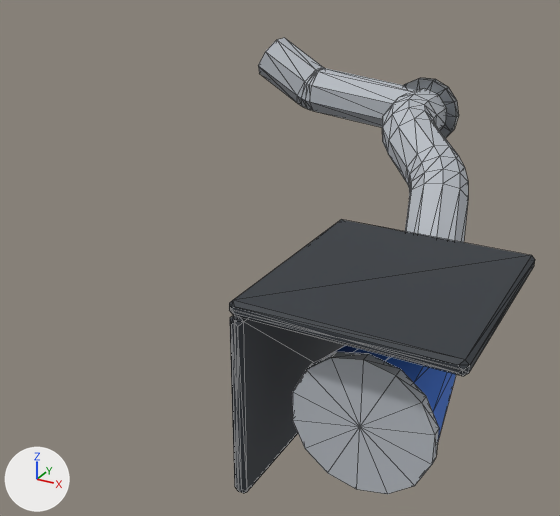
Two versions of the glTF model assets/parts/intake/cold_air_intake/strada_evo.glb, one commit apart.
Rendered twice from a 50 mm camera at (0.581, -1.031, 0.189) aimed at (0.168, -0.281, -0.186). The lights are fixed; the arrows at lower left show +X, +Y and +Z. The older version comes first. Mesh edges are drawn as thin lines. Vertices at exactly the same position are counted once.

The first picture shows 'model'.
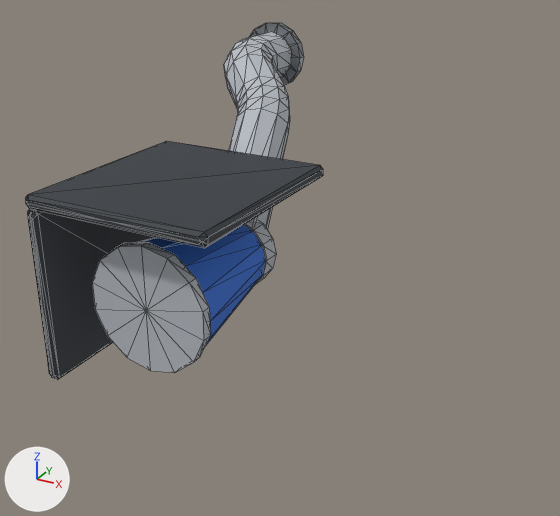
Changed parts and their boxes [x1, y1, x2, y2] in the pictures (560 x 516 px; the box of a moved part takes in the faces that stretch with it):
'model', reshaped, moved, rescaled (21% shorter)
    before: [229, 38, 535, 494]
    after: [25, 22, 323, 380]
part 1 of me_model, moved or reshaped
    before: [403, 78, 459, 138]
    after: [249, 22, 304, 85]
part 2 of me_model, moved or reshaped
    before: [292, 345, 456, 494]
    after: [92, 225, 265, 373]
part 3 of me_model, moved or reshaped (not visible before)
    after: [243, 221, 276, 284]
part 4 of me_model, moved or reshaped
    before: [229, 219, 535, 493]
    after: [25, 141, 323, 380]
part 5 of me_model, rebuilt
    before: [258, 38, 468, 242]
    after: [224, 31, 292, 230]

The change, as a list of edits to the scene's bpy script:
```text
Change me_model:
    used by ob_model
    remove me_model.from_pydata(...)  # 388 vertices, 760 faces; spans x -0.88..0.88, y -1.0..1.0, z -0.68..0.68
    add me_model.from_pydata(...)  # 339 vertices, 664 faces; spans x -0.51..0.51, y -1.0..1.0, z -0.62..0.62
    me_model part 1: the loose piece of 56 vertices spanning x -0.11..0.24, y 0.89..0.93, z 0.19..0.53 is moved by (-0.4, 0.06, 0.09)
    me_model part 2: the loose piece of 59 vertices spanning x 0.25..0.77, y -0.88..-0.24, z -0.57..-0.04 is scaled about its middle by 1.03, then moved by (-0.38, 0.01, 0.07)
    me_model part 3: the loose piece of 56 vertices spanning x 0.34..0.68, y -0.26..-0.17, z -0.47..-0.14 is moved by (-0.38, 0.03, 0.07)
    me_model part 4: the loose piece of 66 vertices spanning x 0.06..0.88, y -1.0..-0.11, z -0.68..0.12 is scaled about its middle by 1.03, then moved by (-0.38, 0.01, 0.07)
    me_model part 5: the loose piece of 151 vertices spanning x -0.88..0.64, y -0.35..1.0, z -0.4..0.68 is rebuilt with 102 vertices and now spans x -0.46..0.26, y -0.33..0.95, z -0.34..0.58
Change ob_model:
    ob_model.location: (0.223, -0.24, -0.157) -> (0.0864, -0.249, -0.117)
    ob_model.scale: (0.27, 0.27, 0.27) -> (0.261, 0.261, 0.261)
```
